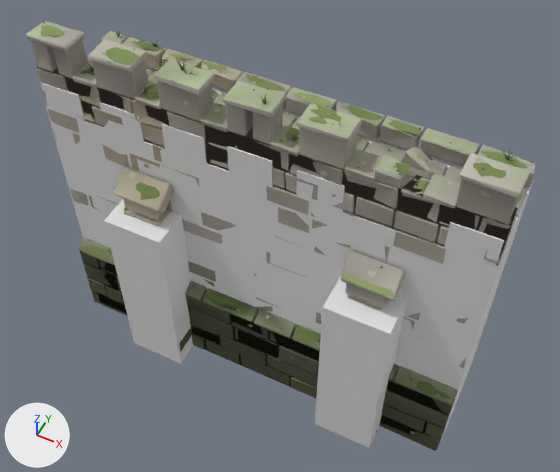
The glTF model godot/art/world/props/curtain_c.glb as it was, and as the next commit left it.
Camera for both pictures: a 50 mm camera at (5.68, -11.3, 16.21) aimed at (0.26, -0.46, 2.66). Every picture has the same lights, and +X, +Y and +Z are marked at lower left. The older version comes first. Vertices at exactly the same position are counted once.

Names of what the first picture shows: 'curtain_c', 'curtain_c_LOD1', 'curtain_c_shadow'.
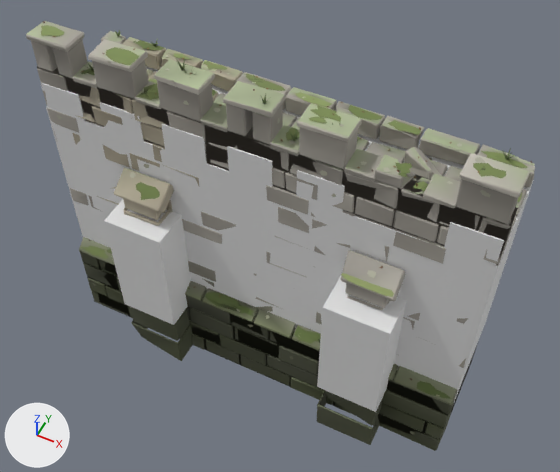
Boxes (x1, y1, x2, y2) around the edits, measured in the pictures (560 x 472 px; the box of a moved part takes in the faces that stretch with it):
'curtain_c_shadow', reshaped (9% shorter)
    before: (41, 66, 534, 448)
    after: (41, 66, 534, 412)
part 1 of me_curtain_c_shadow, moved or reshaped
    before: (124, 301, 483, 448)
    after: (124, 301, 483, 412)

What changed in the scene script:
```text
Change me_curtain_c_shadow:
    used by ob_curtain_c_shadow; location = (0.0, 0.0, 0.0)
    remove me_curtain_c_shadow.from_pydata(...)  # 72 vertices, 108 faces; spans x -5.2..5.2, y -2.25..1.3, z -1.8..5.8
    add me_curtain_c_shadow.from_pydata(...)  # 72 vertices, 108 faces; spans x -5.2..5.2, y -2.25..1.3, z 0.0..5.8
    me_curtain_c_shadow part 1: all 12 vertices in x -5.2..5.2, y -2.25..1.3, z -1.8 are moved by (0.0, 0.0, 1.8)
```
